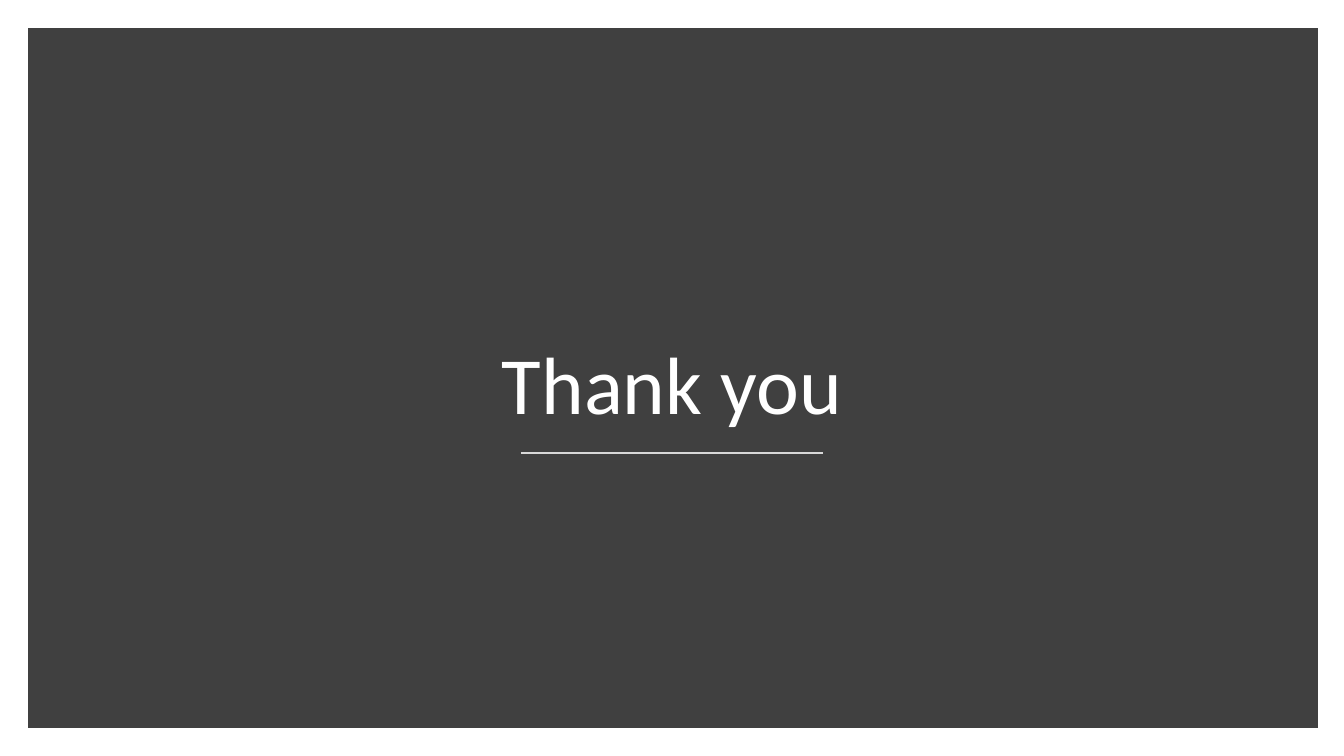
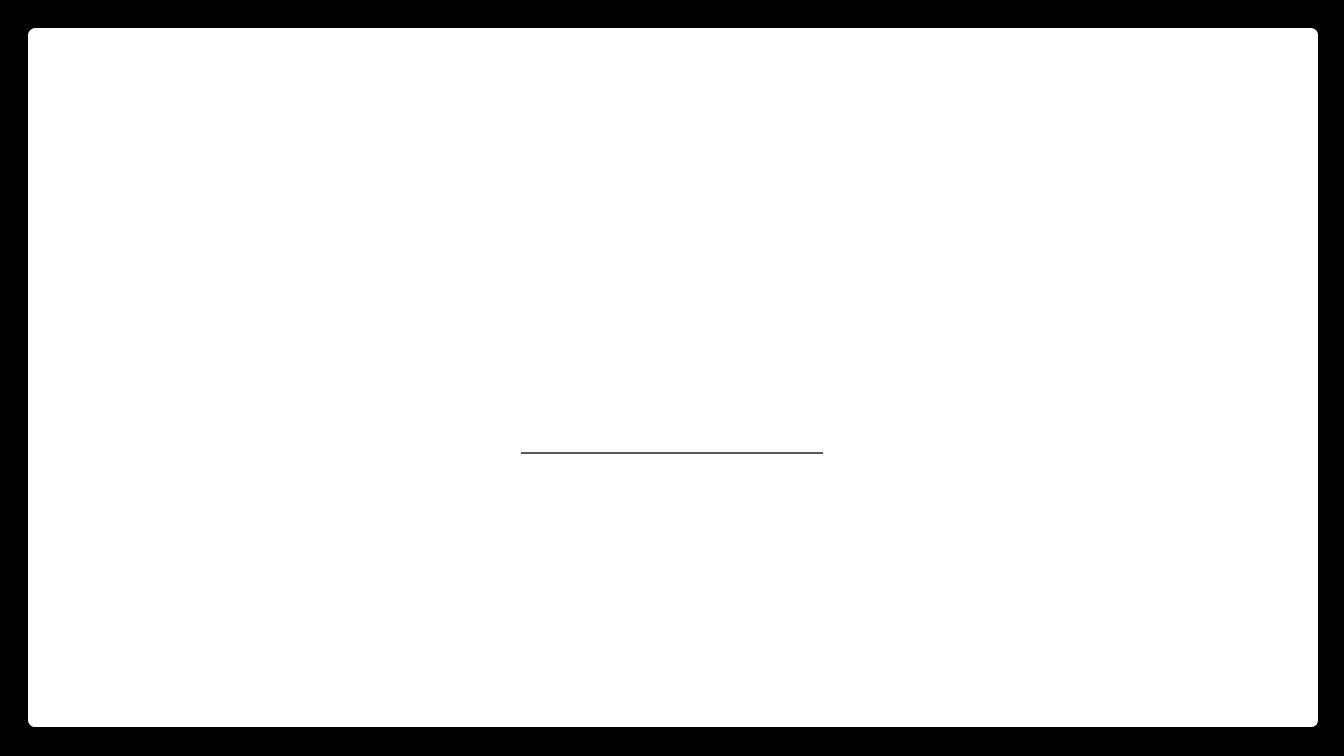
Before and after one commit to singhgagan2697/CSE3310_Project_4, a slide deck: slide 9 of Presentation.pptx. Drawn at 1344x756 pixels with LibreOffice and Linux fonts; fonts in the diff are those of the drawing. Boxes give left, top, right and bottom in pixels: in the first picture for what was removed or moved away, otherwise in the second. Text is boxed around its words. In the diff, an @@ line names an element or a change of style, - is before the commit and + after.

```diff
--- a/Presentation.pptx
+++ b/Presentation.pptx
@@ rectangle added at [0, 0, 1344, 756], fill #000000 @@
@@ rectangle at [35, 35, 1312, 721]: fill #404040 to #FFFFFF; outline #404040 10 pt to #FFFFFF 10.01 pt @@
@@ title removed at [502, 357, 842, 427] @@
-Thank you
@@ line (521, 453) - (824, 453): stroke #D9D9D9 1 pt to #000000 0.99 pt @@
```
Also in this commit, not shown: 8 other slides changed.
